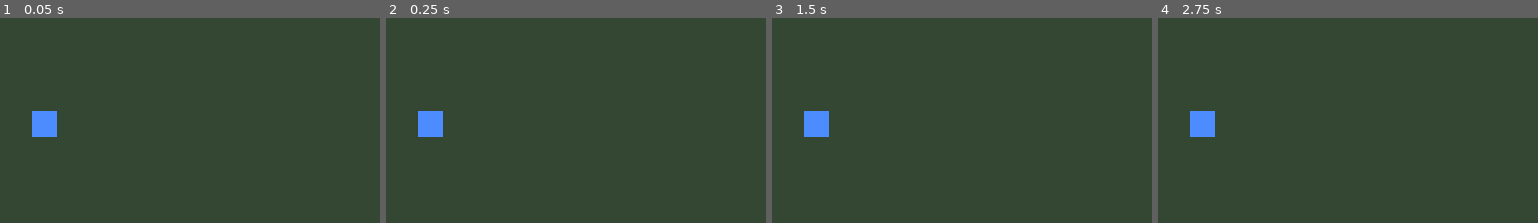
Above: before the commit, frames 1-4 (left to right).
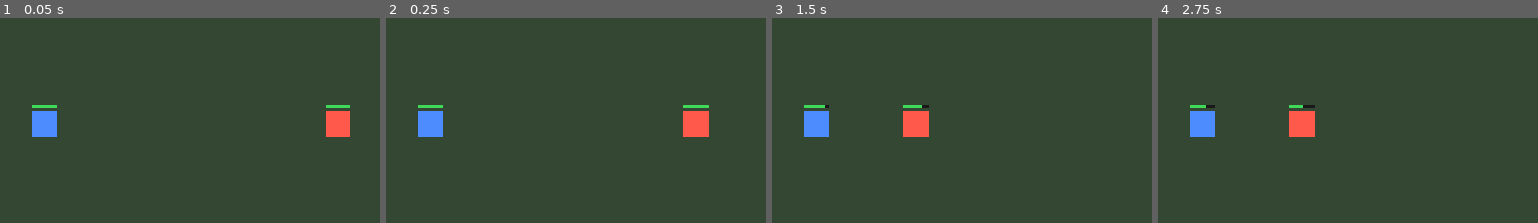
Above: after the commit, the same moments.

Repository: nugurejeil/projectSaint
Game: Godot game, scene res://scenes/Main.tscn
The game is run twice, just before and just after one commit, with the same random seed, the same clock (stepped at 60 frames per second) and the same inputs.
Inputs (mouse positions are % of the whole screen's width and height, from its top left):
- Up to frame 1 (0.05 s): no input
- Up to frame 2 (0.25 s): no input
- Up to frame 3 (1.5 s): move the mouse to (30, 50) at 0.52 s; click (30, 50) at 0.67 s; move the mouse to (29, 55) at 1.27 s; click (29, 55) at 1.42 s
- Up to frame 4 (2.75 s): tap Enter at 2 s; move the mouse to (61, 26) at 2.02 s; click (61, 26) at 2.17 s
The pictures show only the part of the screen within x 24-74%, y 24-74%; the shares and areas given below are measured in that part.

The runs differ from the first frame. In frame 1, 1.0% of the frame differs, in the area x 8-93%, y 42-59%; in frame 2, 1.1%, in the area x 8-85%, y 42-59%; in frame 3, 1.1%; in frame 4, 1.1%.

Commit message:
P2: complete a full combat round with win/lose
Adds an enemy unit, auto-engagement with cooldown-based damage,
HP bars, death cleanup, enemy chase AI, and a centered result
label. This is the MVP milestone from todo.md — a standalone
round of RTS combat now plays end-to-end.

Also adds console logging at state transitions so playtesting is
diagnosable from the Output panel, and switches the result label
to SystemFont so Korean glyphs render on macOS.

Co-Authored-By: Claude Opus 4.7 (1M context) <noreply@anthropic.com>

Diff:
--- a/scenes/Main.tscn
+++ b/scenes/Main.tscn
@@ -1,7 +1,10 @@
-[gd_scene load_steps=3 format=3]
+[gd_scene load_steps=4 format=3]
 
 [ext_resource type="Script" path="res://scripts/Main.gd" id="1_main"]
 [ext_resource type="PackedScene" path="res://scenes/Unit.tscn" id="2_unit"]
+
+[sub_resource type="SystemFont" id="SystemFont_result"]
+font_names = PackedStringArray("Apple SD Gothic Neo", "sans-serif")
 
 [node name="Main" type="Node2D"]
 script = ExtResource("1_main")
@@ -17,3 +20,21 @@
 
 [node name="PlayerUnit" parent="Units" instance=ExtResource("2_unit")]
 position = Vector2(400, 360)
+
+[node name="EnemyUnit" parent="Units" instance=ExtResource("2_unit")]
+position = Vector2(880, 360)
+team = 1
+
+[node name="UI" type="CanvasLayer" parent="."]
+
+[node name="ResultLabel" type="Label" parent="UI"]
+anchor_right = 1.0
+anchor_bottom = 1.0
+theme_override_colors/font_color = Color(1, 1, 1, 1)
+theme_override_colors/font_outline_color = Color(0, 0, 0, 1)
+theme_override_constants/outline_size = 12
+theme_override_font_sizes/font_size = 128
+theme_override_fonts/font = SubResource("SystemFont_result")
+horizontal_alignment = 1
+vertical_alignment = 1
+visible = false
--- a/scenes/Unit.tscn
+++ b/scenes/Unit.tscn
@@ -14,3 +14,13 @@
 
 [node name="CollisionShape2D" type="CollisionShape2D" parent="."]
 shape = SubResource("RectangleShape2D_unit")
+
+[node name="HPBarBg" type="Polygon2D" parent="."]
+position = Vector2(-20, -30)
+color = Color(0.1, 0.1, 0.1, 1)
+polygon = PackedVector2Array(0, 0, 40, 0, 40, 4, 0, 4)
+
+[node name="HPBarFill" type="Polygon2D" parent="."]
+position = Vector2(-20, -30)
+color = Color(0.25, 0.85, 0.35, 1)
+polygon = PackedVector2Array(0, 0, 40, 0, 40, 4, 0, 4)
--- a/scripts/Main.gd
+++ b/scripts/Main.gd
@@ -1,14 +1,52 @@
 extends Node2D
 
 var _selected_unit: Unit = null
+var _game_over: bool = false
 
 @onready var _units: Node2D = $Units
+@onready var _result_label: Label = $UI/ResultLabel
 
 
 func _ready() -> void:
 	for u in _units.get_children():
 		if u is Unit:
-			(u as Unit).clicked.connect(_on_unit_clicked)
+			var unit := u as Unit
+			unit.clicked.connect(_on_unit_clicked)
+			unit.died.connect(_on_unit_died)
+
+
+func _on_unit_died(unit: Unit) -> void:
+	print("[Main] on_unit_died: %s" % unit.name)
+	if _selected_unit == unit:
+		_selected_unit = null
+	_check_end_state()
+
+
+func _check_end_state() -> void:
+	if _game_over:
+		return
+	var players_alive := 0
+	var enemies_alive := 0
+	for u in get_tree().get_nodes_in_group("units"):
+		var unit := u as Unit
+		if unit.is_queued_for_deletion():
+			continue
+		if unit.team == Unit.TEAM_PLAYER:
+			players_alive += 1
+		else:
+			enemies_alive += 1
+	print("[Main] end-state check: players=%d enemies=%d" % [players_alive, enemies_alive])
+	if players_alive > 0 and enemies_alive > 0:
+		return
+	_game_over = true
+	if players_alive == 0 and enemies_alive == 0:
+		_result_label.text = "무승부"
+	elif enemies_alive == 0:
+		_result_label.text = "승리"
+	else:
+		_result_label.text = "패배"
+	_result_label.visible = true
+	print("[Main] GAME OVER -> %s (label visible=%s, text=%s)" % [_result_label.text, _result_label.visible, _result_label.text])
 
 
 func _unhandled_input(event: InputEvent) -> void:
@@ -19,10 +57,15 @@
 	if event.button_index == MOUSE_BUTTON_LEFT:
 		_deselect()
 	elif event.button_index == MOUSE_BUTTON_RIGHT and _selected_unit != null:
-		_selected_unit.move_to(get_global_mouse_position())
+		var target := get_global_mouse_position()
+		_selected_unit.move_to(target)
+		print("[Main] move %s -> %s" % [_selected_unit.name, target])
 
 
 func _on_unit_clicked(unit: Unit) -> void:
+	if unit.team != Unit.TEAM_PLAYER:
+		print("[Main] click on non-player unit %s (team=%d) ignored" % [unit.name, unit.team])
+		return
 	_select(unit)
 
 
@@ -33,9 +76,11 @@
 		_selected_unit.set_selected(false)
 	_selected_unit = unit
 	_selected_unit.set_selected(true)
+	print("[Main] selected %s" % unit.name)
 
 
 func _deselect() -> void:
 	if _selected_unit != null:
+		print("[Main] deselected %s" % _selected_unit.name)
 		_selected_unit.set_selected(false)
 		_selected_unit = null
--- a/scripts/Unit.gd
+++ b/scripts/Unit.gd
@@ -2,29 +2,67 @@
 extends Area2D
 
 signal clicked(unit: Unit)
+signal died(unit: Unit)
 
 @export var max_health: float = 100.0
 @export var move_speed: float = 220.0
 @export var team: int = 0
+@export var attack_range: float = 160.0
+@export var attack_damage: float = 20.0
+@export var attack_cooldown: float = 1.0
 
 var health: float
 var _target_pos: Vector2 = Vector2.ZERO
 var _has_target: bool = false
 var _selected: bool = false
+var _cooldown_left: float = 0.0
 
 @onready var _body: Polygon2D = $Body
+@onready var _hp_fill: Polygon2D = $HPBarFill
+
+const TEAM_PLAYER := 0
+const TEAM_ENEMY := 1
 
 const COLOR_PLAYER := Color(0.30, 0.55, 1.00)
 const COLOR_PLAYER_SELECTED := Color(0.65, 0.85, 1.00)
+const COLOR_ENEMY := Color(1.00, 0.35, 0.30)
 
 
 func _ready() -> void:
 	health = max_health
+	add_to_group("units")
 	input_event.connect(_on_input_event)
 	_refresh_color()
 
 
 func _physics_process(delta: float) -> void:
+	_update_ai()
+	_update_combat(delta)
+	_update_movement(delta)
+
+
+func _update_ai() -> void:
+	if team != TEAM_ENEMY:
+		return
+	var target := _find_nearest_enemy()
+	if target == null:
+		return
+	if global_position.distance_to(target.global_position) > attack_range:
+		move_to(target.global_position)
+	else:
+		_has_target = false
+
+
+func _update_combat(delta: float) -> void:
+	if _cooldown_left > 0.0:
+		_cooldown_left -= delta
+	var target := _find_nearest_enemy(attack_range)
+	if target != null and _cooldown_left <= 0.0:
+		target.take_damage(attack_damage)
+		_cooldown_left = attack_cooldown
+
+
+func _update_movement(delta: float) -> void:
 	if not _has_target:
 		return
 	var to_target := _target_pos - global_position
@@ -35,6 +73,33 @@
 		_has_target = false
 	else:
 		global_position += to_target / dist * step
+
+
+func _find_nearest_enemy(max_range: float = INF) -> Unit:
+	var max_range_sq := max_range * max_range
+	var closest: Unit = null
+	var closest_dist_sq := max_range_sq
+	for u in get_tree().get_nodes_in_group("units"):
+		if u == self or (u as Unit).team == team:
+			continue
+		var d := global_position.distance_squared_to((u as Unit).global_position)
+		if d <= closest_dist_sq:
+			closest_dist_sq = d
+			closest = u
+	return closest
+
+
+func take_damage(amount: float) -> void:
+	if health <= 0.0:
+		return
+	var before := health
+	health -= amount
+	_hp_fill.scale.x = clampf(health / max_health, 0.0, 1.0)
+	print("[Unit] %s took %.0f dmg: %.0f -> %.0f" % [name, amount, before, health])
+	if health <= 0.0:
+		print("[Unit] %s died" % name)
+		queue_free()
+		died.emit(self)
 
 
 func move_to(pos: Vector2) -> void:
@@ -50,7 +115,10 @@
 
 
 func _refresh_color() -> void:
-	_body.color = COLOR_PLAYER_SELECTED if _selected else COLOR_PLAYER
+	if team == TEAM_ENEMY:
+		_body.color = COLOR_ENEMY
+	else:
+		_body.color = COLOR_PLAYER_SELECTED if _selected else COLOR_PLAYER
 
 
 func _on_input_event(_viewport: Node, event: InputEvent, _shape_idx: int) -> void:
Not shown, changed: todo.md
